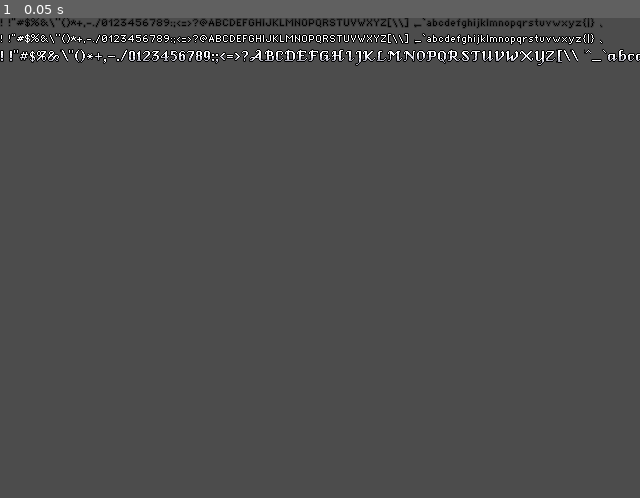
Above: before the commit, frame 1.
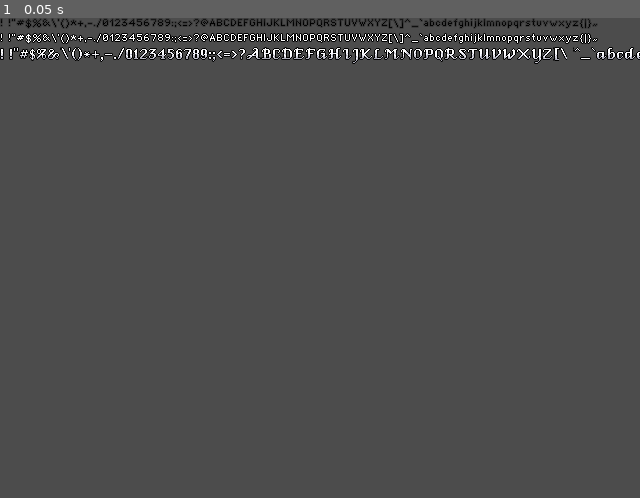
Above: after the commit, the same moment.

Repository: rakkarage/PixelInterface
Game: Godot game, scene res://Test.tscn
Same seed, same stepped clock (60 frames per second), same inputs: the game is played once before the commit and once after it.
Inputs:
- Up to frame 1 (0.05 s): no input

The runs differ from the first frame. In frame 1, 3.6% of the frame differs, in the area x 0-100%, y 0-10%.

Commit message:
fix super chars

Diff:
--- a/Test.tscn
+++ b/Test.tscn
@@ -14,26 +14,29 @@
 [node name="VBoxContainer" type="VBoxContainer" parent="."]
 margin_right = 40.0
 margin_bottom = 40.0
+__meta__ = {
+"_edit_use_anchors_": false
+}
 
 [node name="Label1" type="Label" parent="VBoxContainer"]
-margin_right = 890.0
+margin_right = 884.0
 margin_bottom = 12.0
 custom_fonts/font = ExtResource( 1 )
-text = "! !\"#$%&\\''()*+,-./0123456789:;<=>?@ABCDEFGHIJKLMNOPQRSTUVWXYZ[\\\\]^_`abcdefghijklmnopqrstuvwxyz{|}~"
+text = "! !\"#$%&\\'()*+,-./0123456789:;<=>?@ABCDEFGHIJKLMNOPQRSTUVWXYZ[\\]^_`abcdefghijklmnopqrstuvwxyz{|}~"
 valign = 1
 
 [node name="Label2" type="Label" parent="VBoxContainer"]
 margin_top = 16.0
-margin_right = 890.0
-margin_bottom = 28.0
+margin_right = 884.0
+margin_bottom = 27.0
 custom_fonts/font = ExtResource( 2 )
-text = "! !\"#$%&\\''()*+,-./0123456789:;<=>?@ABCDEFGHIJKLMNOPQRSTUVWXYZ[\\\\]^_`abcdefghijklmnopqrstuvwxyz{|}~"
+text = "! !\"#$%&\\'()*+,-./0123456789:;<=>?@ABCDEFGHIJKLMNOPQRSTUVWXYZ[\\]^_`abcdefghijklmnopqrstuvwxyz{|}~"
 valign = 1
 
 [node name="Label3" type="Label" parent="VBoxContainer"]
-margin_top = 32.0
-margin_right = 890.0
-margin_bottom = 46.0
+margin_top = 31.0
+margin_right = 884.0
+margin_bottom = 45.0
 custom_fonts/font = ExtResource( 3 )
-text = "! !\"#$%&\\''()*+,-./0123456789:;<=>?@ABCDEFGHIJKLMNOPQRSTUVWXYZ[\\\\]^_`abcdefghijklmnopqrstuvwxyz{|}~"
+text = "! !\"#$%&\\'()*+,-./0123456789:;<=>?@ABCDEFGHIJKLMNOPQRSTUVWXYZ[\\]^_`abcdefghijklmnopqrstuvwxyz{|}~"
 valign = 1
Not shown, changed: Font/SuperBlack.fnt
Not shown, changed: Font/Superwhite.fnt
